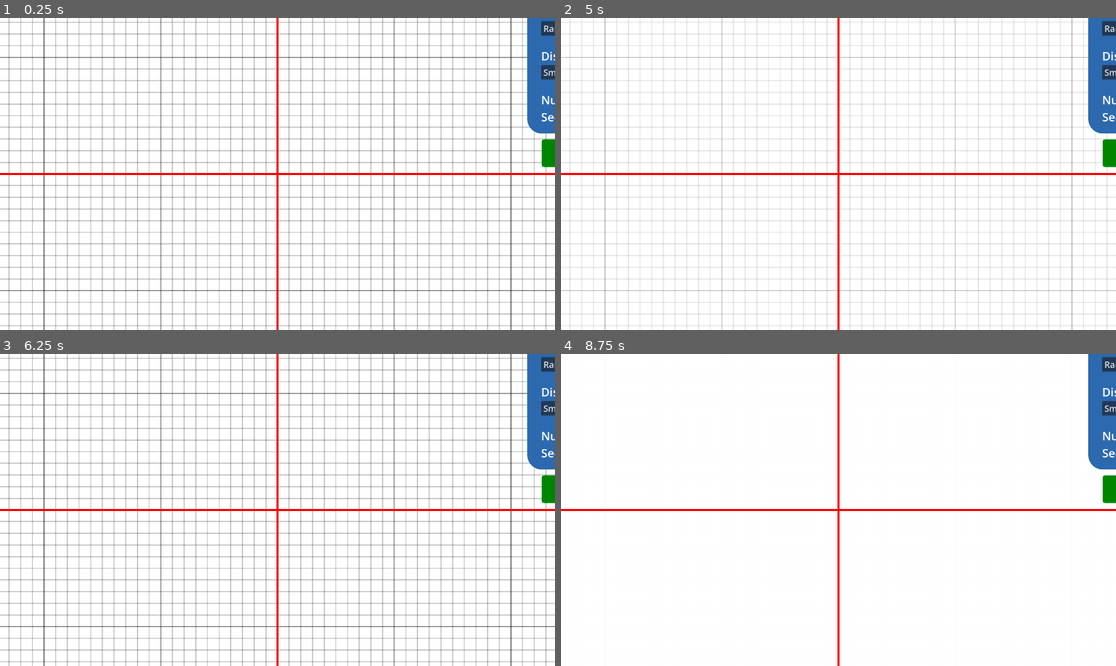
Above: before the commit, frames 1-4 (two rows, left to right).
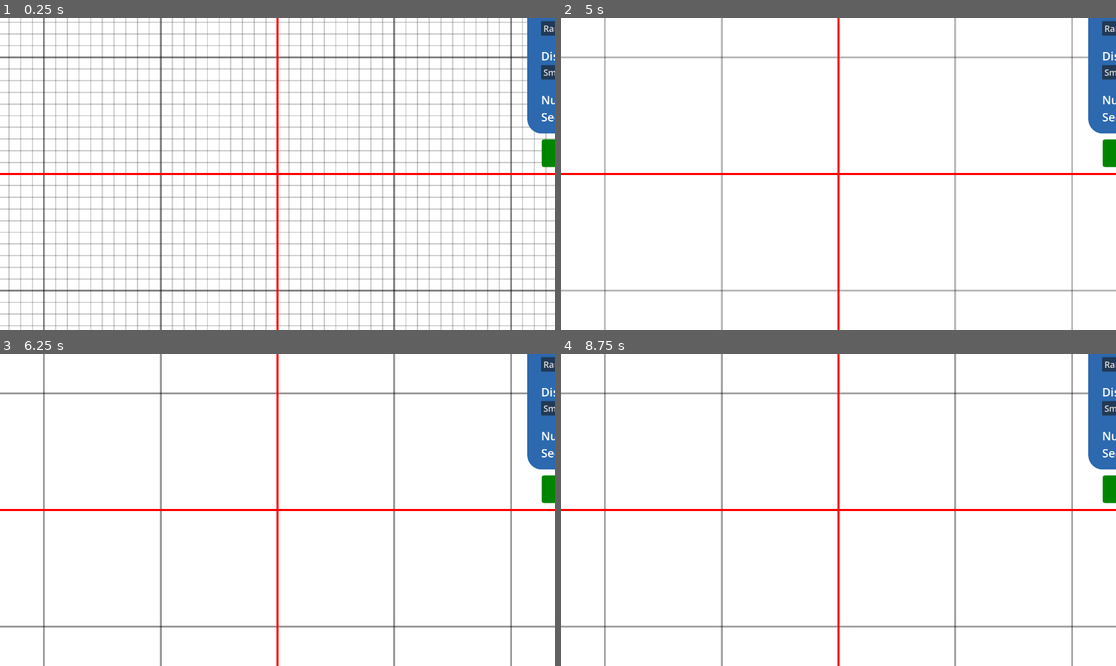
Above: after the commit, the same moments.

Repository: DawoodBhatti/procedural-landscapes
Game: Godot game, scene res://scenes/main.tscn
Two runs of this game, one before a commit and one after it. Both use one fixed random seed, a clock stepped at 60 frames per second and the inputs below.
Inputs (mouse positions are in pixels of both pictures, inside the frame that each line leads up to):
- Up to frame 1 (0.25 s): no input
- Up to frame 2 (5 s): tap Enter at 0.5, 2, 3.5 s; move the mouse to (960, 158) at 0.52 s; hold G (toggle_grid) 0.53-1.25 s; click (960, 158) at 0.67 s; tap Space at 1.25, 2.75, 4.25 s; drag from (727, 189) to (810, 236) at 1.27 s; move the mouse to (894, 105) at 2.02 s; hold G (toggle_grid) 2.03-2.75 s; click (894, 105) at 2.17 s; drag from (810, 236) to (672, 127) at 2.77 s; move the mouse to (1005, 220) at 3.52 s; hold G (toggle_grid) 3.53-4.25 s; click (1005, 220) at 3.67 s; drag from (672, 127) to (755, 96) at 4.27 s
- Up to frame 3 (6.25 s): move the mouse to (305, 510) at 5.02 s; hold G (toggle_grid) 5.03-5.75 s; click (305, 510) at 5.17 s; drag from (194, 432) to (166, 525) at 5.77 s
- Up to frame 4 (8.75 s): move the mouse to (960, 494) at 6.52 s; hold G (toggle_grid) 6.53-7.25 s; click (960, 494) at 6.67 s; drag from (727, 525) to (810, 572) at 7.27 s; move the mouse to (894, 441) at 8.02 s; hold G (toggle_grid) from 8.03 s (still down); click (894, 441) at 8.17 s

The runs differ from the first frame. In frame 1, 1.6% of the frame differs, in the area x 0-100%, y 0-100%; in frame 2, 2.7%; in frame 3, 19%; in frame 4, 2.8%.

Commit message:
grid lines adjust with zoom

Diff:
--- a/2d-procedural-gen-pipeline/loading_wheel.gd
+++ b/2d-procedural-gen-pipeline/loading_wheel.gd
@@ -43,7 +43,7 @@
 	for i in range(trail.size()):
 		var alpha = 1.0 - float(i) / MAX_TRAIL_LENGTH
 		var c = trail[i]["color"]
-		draw_circle(trail[i]["pos"], 15*scale_factor/2, Color(c.r, c.g, c.b, alpha))
+		draw_circle(trail[i]["pos"], 10*scale_factor/2, Color(c.r, c.g, c.b, alpha))
 
 
 func start():
--- a/2d-procedural-gen-pipeline/scenes/background.tscn
+++ b/2d-procedural-gen-pipeline/scenes/background.tscn
@@ -1,7 +1,8 @@
-[gd_scene load_steps=3 format=3 uid="uid://bh844f1px8w0k"]
+[gd_scene load_steps=4 format=3 uid="uid://bh844f1px8w0k"]
 
 [ext_resource type="Script" uid="uid://cbrbtmuxrsosl" path="res://scripts/background.gd" id="1_y0upk"]
 [ext_resource type="Script" uid="uid://curf3dqsuk646" path="res://scripts/grid.gd" id="2_jougr"]
+[ext_resource type="Script" uid="uid://cbuhxtxtfhlte" path="res://scenes/spawn_area.gd" id="3_jougr"]
 
 [node name="Background" type="ColorRect"]
 anchors_preset = 8
@@ -20,3 +21,9 @@
 [node name="Grid" type="Node2D" parent="."]
 z_index = 1
 script = ExtResource("2_jougr")
+
+[node name="SpawnArea" type="Panel" parent="."]
+layout_mode = 0
+offset_right = 10.0
+offset_bottom = 10.0
+script = ExtResource("3_jougr")
--- /dev/null
+++ b/2d-procedural-gen-pipeline/scenes/spawn_area.gd
@@ -0,0 +1,95 @@
+extends Panel
+
+@onready var signals: Node = $"../../SignalManager"
+@onready var bg: Control = $".."
+
+var zoom_scale: float = 1.5
+var small: Vector2 = Vector2(600, 400)
+var medium: Vector2 = Vector2(1000, 600)
+var large: Vector2 = Vector2(1400, 800)
+
+func _ready() -> void:
+	await get_tree().process_frame
+	signals.dist_area_selected.connect(_draw_spawn_area)
+	signals.zoom_changed.connect(_on_zoom_changed)
+
+	# Override default panel style with transparent background
+	var transparent_style: StyleBoxFlat = StyleBoxFlat.new()
+	transparent_style.bg_color = Color(0, 0, 0, 0)  # fully transparent
+	add_theme_stylebox_override("panel", transparent_style)
+
+	size = small
+	_reposition_area()
+	_show_area()
+
+func _draw_spawn_area(size_chosen: String) -> void:
+	match size_chosen:
+		"Small":
+			size = small
+		"Medium":
+			size = medium
+		"Large":
+			size = large
+		_:
+			return
+	_reposition_area()
+	_show_area()
+	queue_redraw()
+
+func _show_area() -> void:
+	visible = true
+
+func _hide_area() -> void:
+	visible = false
+
+func _reposition_area() -> void:
+	position = bg.size / 2 - size / 2
+
+func _process(delta: float) -> void:
+	queue_redraw()
+
+func _draw() -> void:
+	var dash_length: float = 10.0
+	var gap_length: float = 6.0
+	var thickness: float = 2.0 * zoom_scale
+	var scroll_speed: float = 40.0  # pixels per second
+	var color: Color = Color(0.2, 0.4, 1.0)  # blue
+
+	var dash_cycle: float = dash_length + gap_length
+	var elapsed_time: float = Time.get_ticks_msec() / 1000.0
+	var dash_phase: float = fmod(elapsed_time * scroll_speed, dash_cycle)
+
+	var rect: Rect2 = Rect2(Vector2.ZERO, size)
+	var points: Array[Vector2] = [
+		rect.position,
+		rect.position + Vector2(rect.size.x, 0),
+		rect.position + rect.size,
+		rect.position + Vector2(0, rect.size.y)
+	]
+
+	for i: int in range(4):
+		var a: Vector2 = points[i]
+		var b: Vector2 = points[(i + 1) % 4]
+		var dir: Vector2 = (b - a).normalized()
+		var length: float = a.distance_to(b)
+		var drawn: float = -dash_phase
+
+		while drawn < length:
+			var start_offset: float = max(0.0, drawn)
+			var seg_len: float = min(dash_length, length - start_offset)
+			if seg_len > 0.0:
+				var start_pos: Vector2 = a + dir * start_offset
+				var end_pos: Vector2 = start_pos + dir * seg_len
+				draw_line(start_pos, end_pos, color, thickness)
+			drawn += dash_cycle
+
+
+func _on_zoom_changed(zoom_factor: float) -> void:
+
+	#resize the thickness of the dashed lines
+	if zoom_factor < 0.5:
+		zoom_scale = 2.2
+	else:
+		zoom_scale = 1.1
+
+	queue_redraw()
--- a/2d-procedural-gen-pipeline/scripts/camera_2d.gd
+++ b/2d-procedural-gen-pipeline/scripts/camera_2d.gd
@@ -72,7 +72,6 @@
 func _set_zoom(next: Vector2) -> void:
 	var z := clampf(next.x, MIN_ZOOM, MAX_ZOOM)
 	target_zoom = Vector2(z, z)
-	print(target_zoom)
 	signals.emit_logged("zoom_changed", target_zoom.x/START_ZOOM.x)
 
 
--- a/2d-procedural-gen-pipeline/scripts/grid.gd
+++ b/2d-procedural-gen-pipeline/scripts/grid.gd
@@ -1,29 +1,33 @@
 extends Node2D
+
+@onready var signals: Node = $"../../SignalManager"
 
 # Grid state and appearance settings
 var grid_state : bool = true
 var grid_start : Vector2 = Vector2.ZERO
 var grid_end   : Vector2 = Vector2.ZERO
+var zoom_scale : float = 1.0
+
 
 # Minor/major line colors — share alpha for fade effect
-var grid_color_minor: Color = Color(0, 0, 0, 0.2)  # faint minor lines
-var grid_color_major: Color = Color(0, 0, 0, 0.5)  # stronger major lines
-var grid_halfwidth : float = 1.0
+var minor_grid_colour: Color = Color(0, 0, 0, 0.2)  # faint minor lines
+var major_grid_colour: Color = Color(0, 0, 0, 0.5)  # stronger major lines
+var minor_grid_linewidth : float = 1.0
+var major_grid_linewidth : float = minor_grid_linewidth * 1.5 * zoom_scale
 
 # Tile size in pixels at zoom = 1
 const TILE_SIZE : float = 10.0
 
-# Major line frequency (every N tiles draw a stronger line)
-const MAJOR_LINE_EVERY : int = 10
+# line frequency (every N tiles draw a strong/light line)
+var major_line_every : int = 10
+var minor_line_every : int = 1
 
-
-#TODO: we want to draw the major axis differently depending on the zoom level
-#TODO: muck around with this....
-
+func _ready() -> void:
+	signals.zoom_changed.connect(_on_zoom_changed)
 
 #we draw the grid in 4 quadrants from the origin to avoid offset issues
 func _draw() -> void:
-	if grid_color_major.a <= 0.01:
+	if major_grid_colour.a <= 0.01:
 		return
 
 	var bg := $".."
@@ -41,43 +45,43 @@
 	# Center to right -  vertical grid lines
 	for i in range(0, int(num_x) + 1):
 		var x := map_origin.x + i * TILE_SIZE
-		var color := grid_color_minor
-		if i % MAJOR_LINE_EVERY == 0:
-			color = grid_color_major
-		draw_line(Vector2(x, bg_top_left.y), Vector2(x, bg_bottom_right.y), color, grid_halfwidth)
-#
+		if i % major_line_every == 0:
+			draw_line(Vector2(x, bg_top_left.y), Vector2(x, bg_bottom_right.y), major_grid_colour, major_grid_linewidth)
+		elif i % minor_line_every == 0:
+			draw_line(Vector2(x, bg_top_left.y), Vector2(x, bg_bottom_right.y), minor_grid_colour, minor_grid_linewidth)
+
 
 	# Center to left - vertical grid lines
 	for i in range(1, int(num_x) + 1):
 		var x := map_origin.x - i * TILE_SIZE
-		var color := grid_color_minor
-		if i % MAJOR_LINE_EVERY == 0:
-			color = grid_color_major
-		draw_line(Vector2(x, bg_top_left.y), Vector2(x, bg_bottom_right.y), color, grid_halfwidth)
+		if i % major_line_every == 0:
+			draw_line(Vector2(x, bg_top_left.y), Vector2(x, bg_bottom_right.y), major_grid_colour, major_grid_linewidth)
+		elif i % minor_line_every == 0:
+			draw_line(Vector2(x, bg_top_left.y), Vector2(x, bg_bottom_right.y), minor_grid_colour, minor_grid_linewidth)
 
 
 	# Center to bottom - horizontal grid lines
 	for j in range(0, int(num_y) + 1):
 		var y := map_origin.y + j * TILE_SIZE
-		var color := grid_color_minor
-		if j % MAJOR_LINE_EVERY == 0:
-			color = grid_color_major
-		draw_line(Vector2(bg_top_left.x, y), Vector2(bg_bottom_right.x, y), color, grid_halfwidth)
+		if j % major_line_every == 0:
+			draw_line(Vector2(bg_top_left.x, y), Vector2(bg_bottom_right.x, y), major_grid_colour, major_grid_linewidth)
+		elif j % minor_line_every == 0:
+			draw_line(Vector2(bg_top_left.x, y), Vector2(bg_bottom_right.x, y), minor_grid_colour, minor_grid_linewidth)
 
 
 	# Center to top - horizontal grid lines
 	for j in range(1, int(num_y) + 1):
 		var y := map_origin.y - j * TILE_SIZE
-		var color := grid_color_minor
-		if j % MAJOR_LINE_EVERY == 0:
-			color = grid_color_major
-		draw_line(Vector2(bg_top_left.x, y), Vector2(bg_bottom_right.x, y), color, grid_halfwidth)
+		if j % major_line_every == 0:
+			draw_line(Vector2(bg_top_left.x, y), Vector2(bg_bottom_right.x, y), major_grid_colour, major_grid_linewidth)
+		elif j % minor_line_every == 0:
+			draw_line(Vector2(bg_top_left.x, y), Vector2(bg_bottom_right.x, y), minor_grid_colour, minor_grid_linewidth)
 
 
 	# === Red axis lines through shape_center ===
 	var red_color := Color(1, 0, 0, 1.0)
-	draw_line(Vector2(map_origin.x, bg_top_left.y), Vector2(map_origin.x, bg_bottom_right.y), red_color, grid_halfwidth * 1.5)
-	draw_line(Vector2(bg_top_left.x, map_origin.y), Vector2(bg_bottom_right.x, map_origin.y), red_color, grid_halfwidth * 1.5)
+	draw_line(Vector2(map_origin.x, bg_top_left.y), Vector2(map_origin.x, bg_bottom_right.y), red_color, major_grid_linewidth)
+	draw_line(Vector2(bg_top_left.x, map_origin.y), Vector2(bg_bottom_right.x, map_origin.y), red_color, major_grid_linewidth)
 
 
 func _input(event: InputEvent) -> void:
@@ -91,17 +95,36 @@
 
 func fade_out_grid() -> void:
 	await get_tree().process_frame
-	while grid_color_major.a > 0.01:
-		grid_color_major.a *= 0.96
-		grid_color_minor.a *= 0.96
+	while major_grid_colour.a > 0.01:
+		major_grid_colour.a *= 0.96
+		minor_grid_colour.a *= 0.96
 		queue_redraw()
 		await get_tree().process_frame
 
 
 func fade_in_grid() -> void:
 	await get_tree().process_frame
-	while grid_color_major.a < 0.49:
-		grid_color_major.a *= 1.04
-		grid_color_minor.a *= 1.04
+	while major_grid_colour.a < 0.49:
+		major_grid_colour.a *= 1.04
+		major_grid_colour.a *= 1.04
 		queue_redraw()
 		await get_tree().process_frame
+
+
+func _on_zoom_changed(zoom_factor: float) -> void:
+
+	#threshold for when we thicken grid lines and change square grouping
+	if zoom_factor < 0.3:
+		zoom_scale = 2.0
+		major_line_every = 20
+		minor_line_every = 2
+
+	else:
+		zoom_scale = 1.0
+		major_line_every = 10
+		minor_line_every = 1
+
+
+	major_grid_linewidth = minor_grid_linewidth * 1.5 * zoom_scale
+
+	queue_redraw()
--- a/2d-procedural-gen-pipeline/scripts/visual_effects_manager.gd
+++ b/2d-procedural-gen-pipeline/scripts/visual_effects_manager.gd
@@ -8,14 +8,11 @@
 	loading_wheel.position = Vector2(0,0)
 	signals.zoom_changed.connect(_on_zoom_changed)
 
-
 func _on_zoom_changed(zoom : float):
-	print("new zoom received:", zoom)
 	_adjust_component_zoom(zoom)
 
-
 func _adjust_component_zoom(zoom : float):
-	#inverted because values between 0 and 1 represent zooming out and thus scren effects need to be made bigger
+	#inverted because values between 0 and 1 represent zooming out - so screen effects need to be made bigger
 	loading_wheel.scale_factor = 1/zoom
 
 ## public APIs ##
Not shown, added: 2d-procedural-gen-pipeline/scenes/spawn_area.gd.uid
